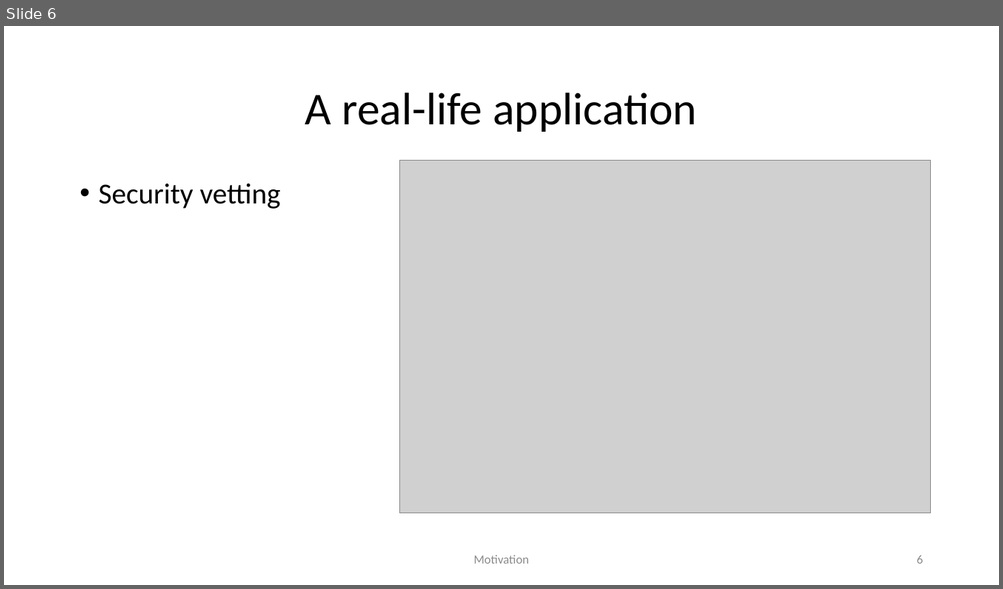
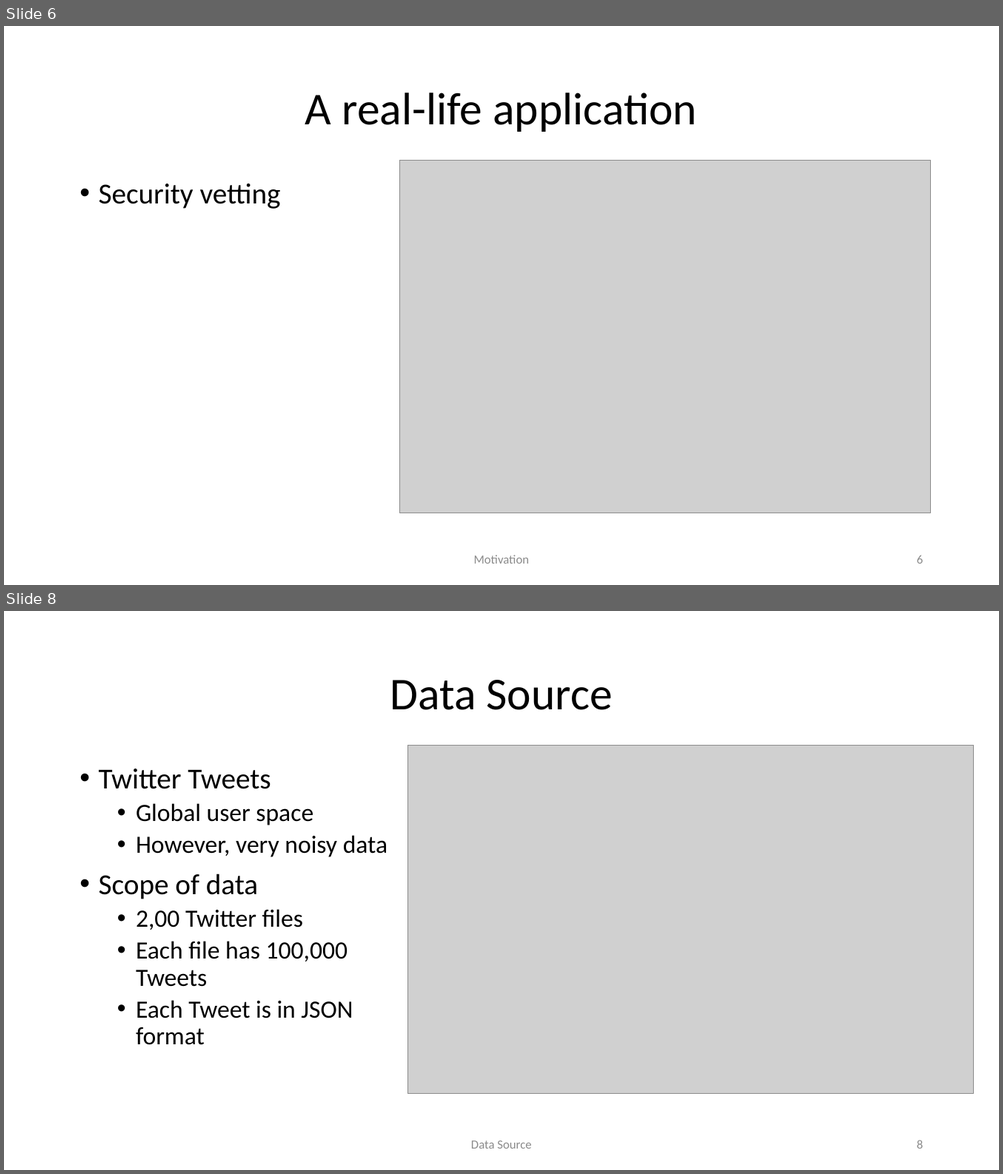
Before and after one commit to yu-greenland/name_transliteration, a slide deck: documents/actual presentation.pptx. Shown one above the other, each under a label of ours: slide 6 before the commit, slides 6 and 8 after it; the slides between them are not shown. The pictures are 1003x589 and 1003x1174 pixels, drawn with LibreOffice and Linux fonts; fonts in the diff are those of the drawing; grey boxes stand for pictures. Boxes give left, top, right and bottom in pixels: in the first picture for what was removed or moved away, otherwise in the second. Text is boxed around its words. In the diff, an @@ line names an element or a change of style, - is before the commit and + after.

```diff
--- a/documents/actual presentation.pptx
+++ b/documents/actual presentation.pptx
@@ slide 8 added at <box>4,611,999,1170</box>, background #FFFFFF @@
@@ title added at <box>390,680,612,710</box>, 44 pt, text #000000 @@
+Data Source
@@ picture added at <box>408,745,974,1093</box> @@
@@ text added at <box>99,769,387,1045</box>, 24 pt, text #000000 @@
+• Twitter Tweets
+  • Global user space
+  • However, very noisy data
+• Scope of data
+  • 2,00 Twitter files
+  • Each file has 100,000 Tweets
+  • Each Tweet is in JSON format
@@ text added at <box>471,1141,531,1149</box>, 12 pt, text #8C8C8C @@
+Data Source
@@ page number added at <box>916,1140,922,1149</box>, 12 pt, text #8C8C8C @@
+8
```
Also in this commit, not shown: 2 slides changed, 22 other slides added, 3 other files.
